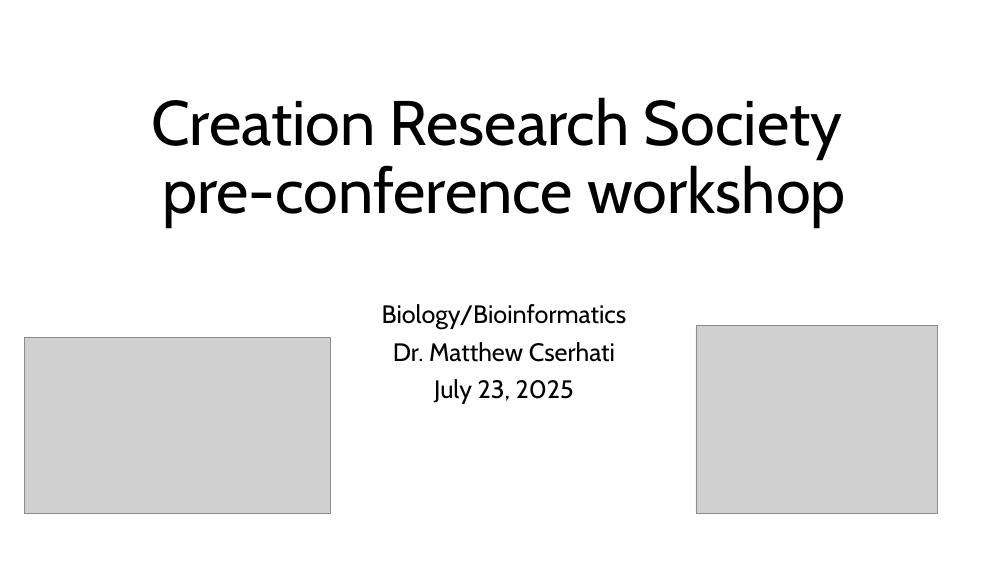
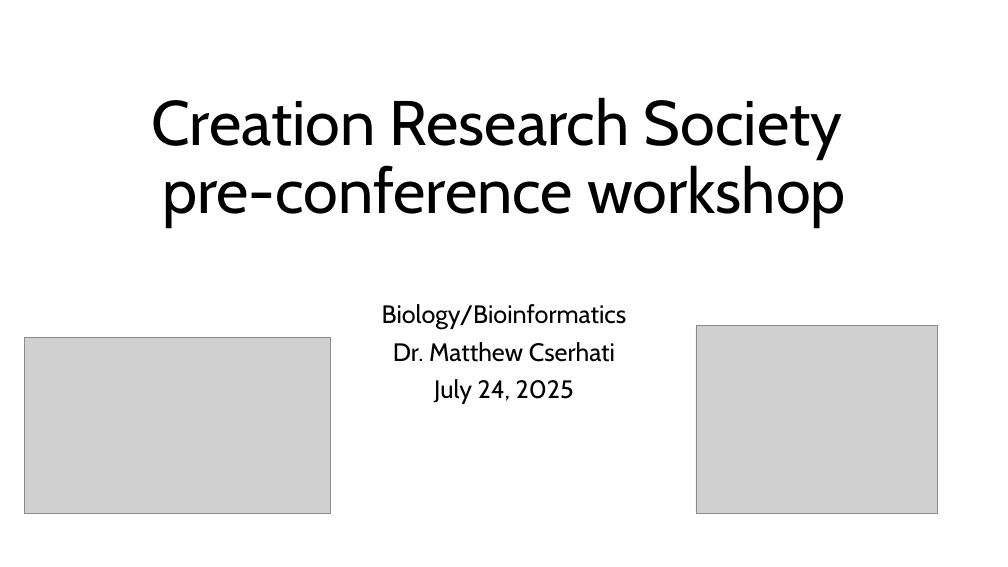
Before and after one commit to csmatyi/crs2025, a slide deck: slide 1 of CRS2025_R_workshop.pptx. Drawn at 1008x567 pixels with LibreOffice and Linux fonts; fonts in the diff are those of the drawing; grey boxes stand for pictures. Boxes give left, top, right and bottom in pixels: in the first picture for what was removed or moved away, otherwise in the second. Text is boxed around its words. In the diff, an @@ line names an element or a change of style, - is before the commit and + after.

```diff
--- a/CRS2025_R_workshop.pptx
+++ b/CRS2025_R_workshop.pptx
@@ subtitle at <box>434,379,574,404</box>: text changed @@
-July 23, 2025
+July 24, 2025
```
Also in this commit, not shown: 3 other slides changed, 1 other file.
